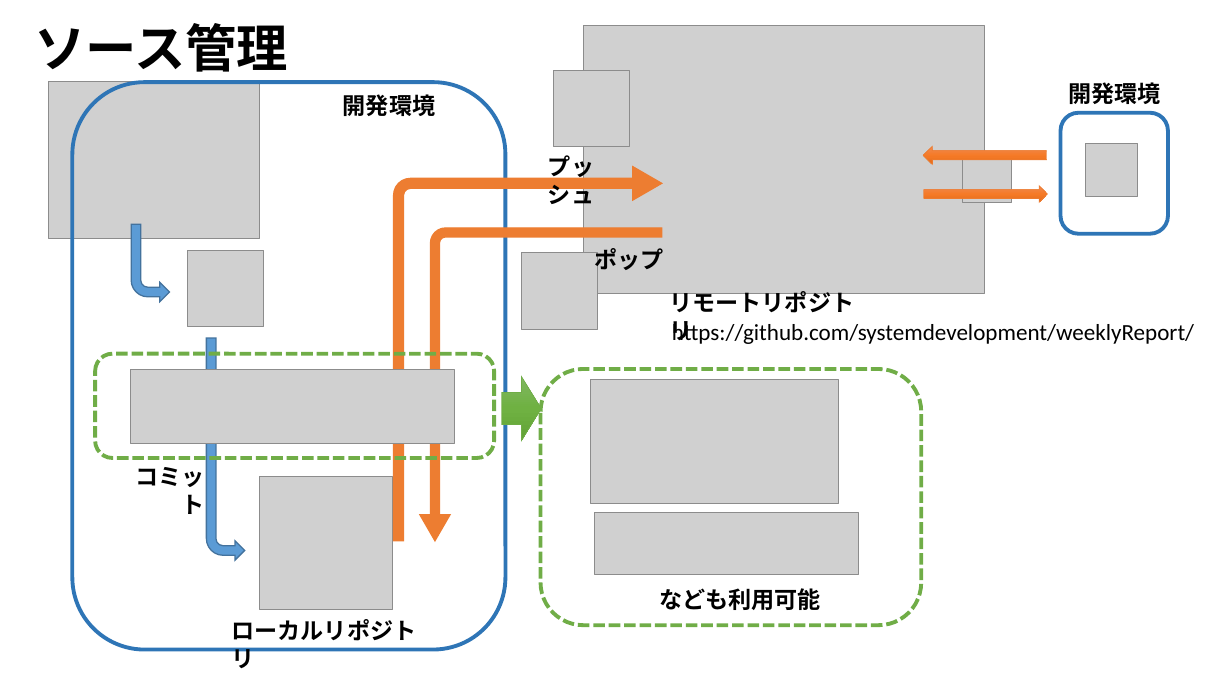
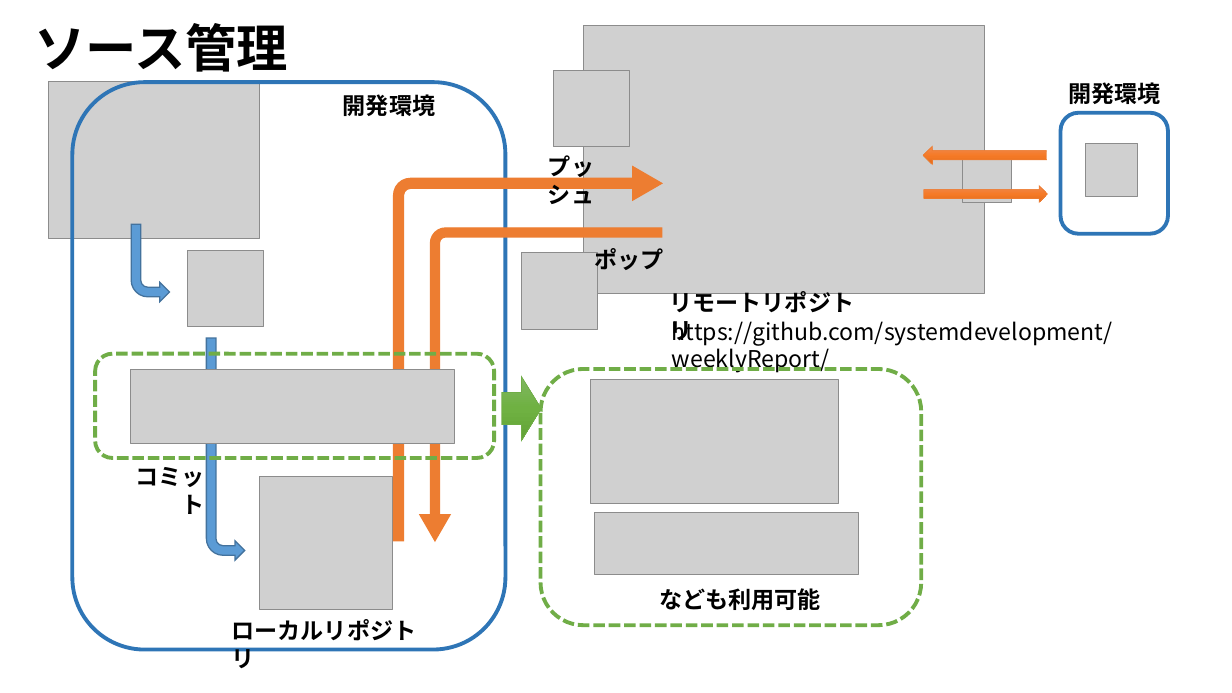
Before and after one commit to systemdevelopment/weeklyReport, a slide deck: slide 2 of doc/開発環境.pptx. Drawn at 1232x693 pixels with LibreOffice and Linux fonts; fonts in the diff are those of the drawing; grey boxes stand for pictures. Boxes give left, top, right and bottom in pixels: in the first picture for what was removed or moved away, otherwise in the second. Text is boxed around its words. In the diff, an @@ line names an element or a change of style, - is before the commit and + after.

```diff
--- a/doc/開発環境.pptx
+++ b/doc/開発環境.pptx
@@ text "リモートリポジトリ" at [669, 288, 854, 341]: font Calibri to Noto Sans CJK JP @@
@@ text "https://github.com/systemdevelopment/weeklyReport/" at [672, 321, 1113, 373]: font Calibri to Noto Sans CJK JP @@
```
Also in this commit, not shown: 1 other slide changed, 4 slides added, 3 other files.
